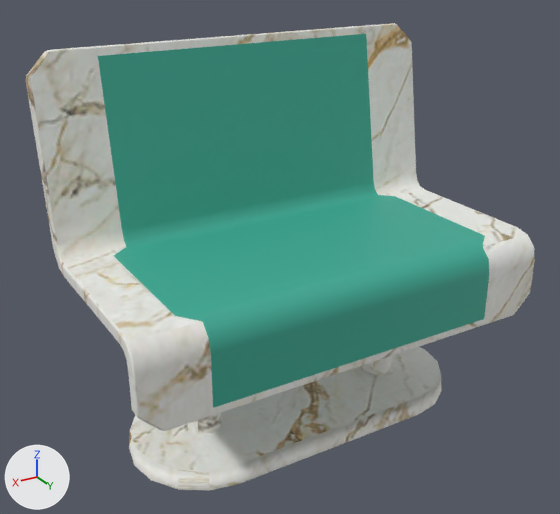
Before and after pictures for a commit that changed the FBX model Assets/XanaBuilder Assets/Models/FUR/03_Scifi Furniture/FUR0310012_Chair 12/FUR0310012.fbx.
Rendered twice from a 50 mm lens placed at (1.231, 1.95, 1.58), pointed at (0.051, -0.017, 0.597). The axes (+X, +Y, +Z) are drawn at lower left. The lights are the same throughout. Where no turn or scale is listed for an object, it has been applied to the vertices.

The older version as bpy lines, for what is in view:
```python
mat_mtfur0310012_placemode = principled_material('mtFUR0310012_PlaceMode')
mat_mtfur0310012_placemode.texture = img_txfur0310012_diffuse_png
mat_mtfur0310012_placemode.roughness = 0.553
me_mesh = bpy.data.meshes.new('Mesh')
me_mesh.from_pydata(...)  # 342 vertices, 318 faces; spans x -0.7..0.7, y -0.371..0.37, z -0.001..1.249
me_mesh.materials.append(mat_mtfur0310012_placemode)  # picture img_txfur0310012_diffuse_png
ob_smfur0310012 = bpy.data.objects.new('smFUR0310012', me_mesh)
ob_smfur0310012.location = (0.0, 0.0, 0.0)
```
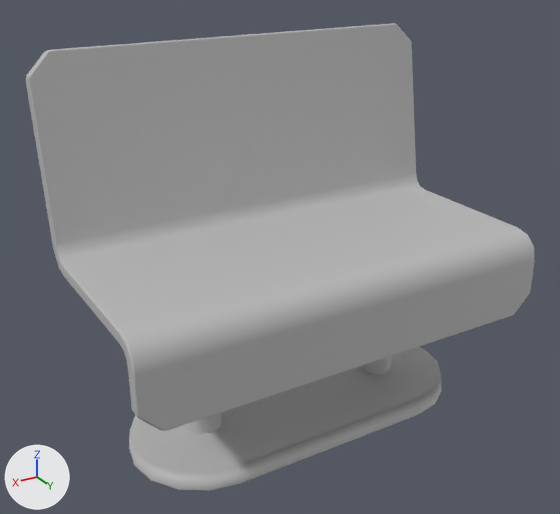
Where the change shows, as pixel boxes [x1, y1, x2, y2] in the pictures (560 x 514 px):
'smFUR0310012', surface changed
    both: [26, 23, 535, 491]

The change in detail:
In material 'mtFUR0310012_PlaceMode' (mat_mtfur0310012_placemode), texture is no longer img_txfur0310012_diffuse_png.
In material 'mtFUR0310012_PlaceMode' (mat_mtfur0310012_placemode), base_color is now set to (0.5, 0.5, 0.5), grey #bcbcbc.
